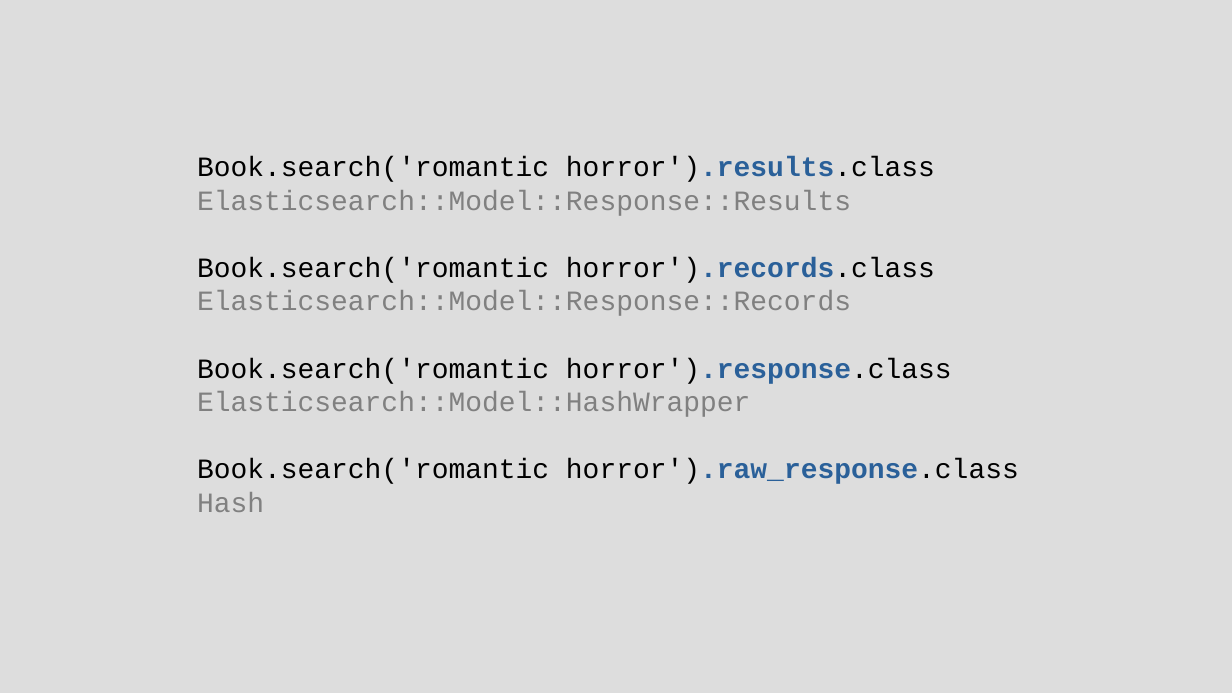
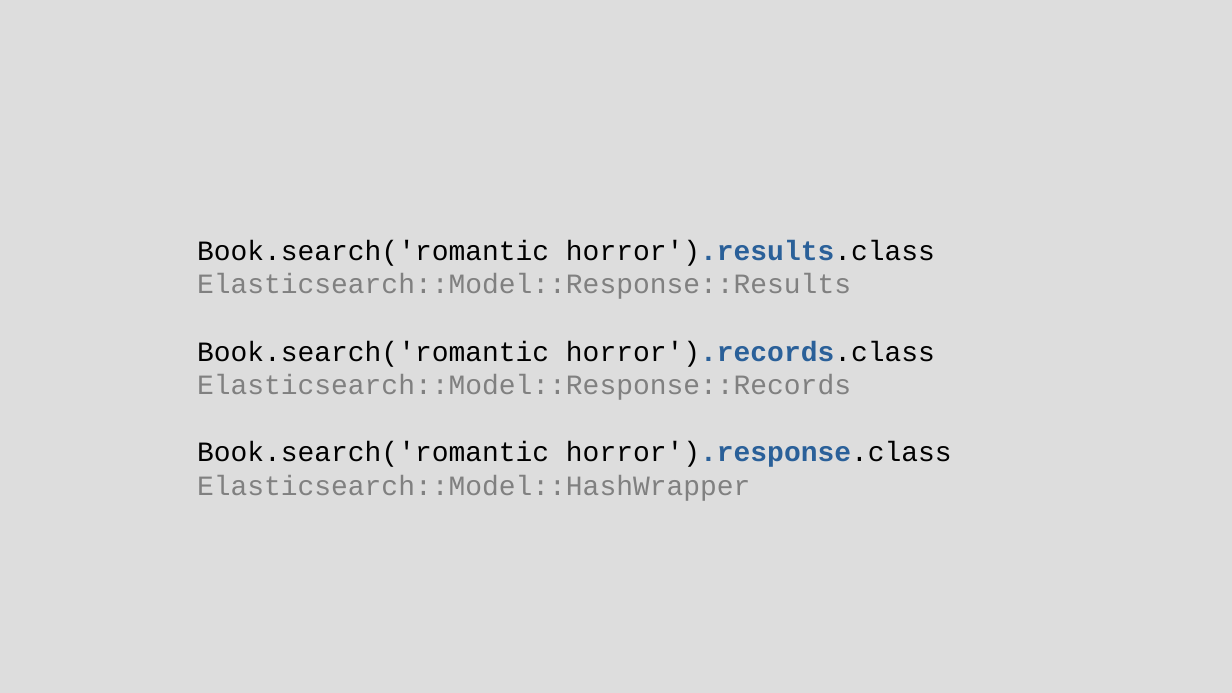
Before and after one commit to chriscressman/architecting-a-search-feature, a slide deck: slide 88 of presentation.odp (slide 87 before the commit). Drawn at 1232x693 pixels with LibreOffice and Linux fonts; fonts in the diff are those of the drawing. Boxes give left, top, right and bottom in pixels: in the first picture for what was removed or moved away, otherwise in the second. Text is boxed around its words. In the diff, an @@ line names an element or a change of style, - is before the commit and + after.

```diff
--- a/presentation.odp
+++ b/presentation.odp
@@ text "Book.search('romantic horror').results.class": place and size @@
-text "Book.search('romantic horror').results.class" at (197, 157, 1019, 512)
+text "Book.search('romantic horror').results.class" at (197, 240, 952, 501)
@@ text at (197, 458, 1019, 512): paragraphs removed @@
-Book.search('romantic horror').raw_response.class
-Hash
```
Also in this commit, not shown: 2 other slides changed, 2 slides added, 2 slides removed, 1 other file.
